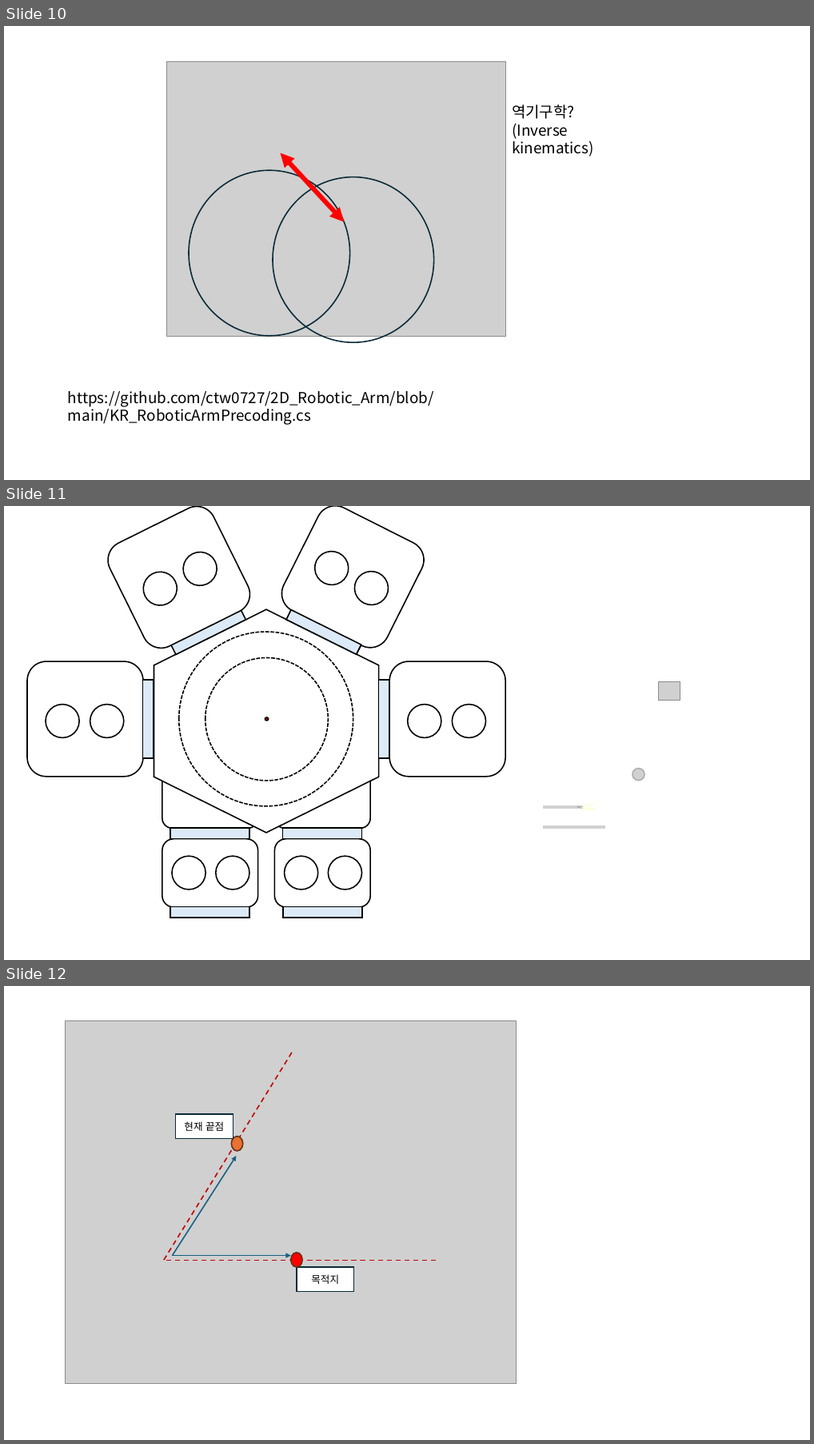
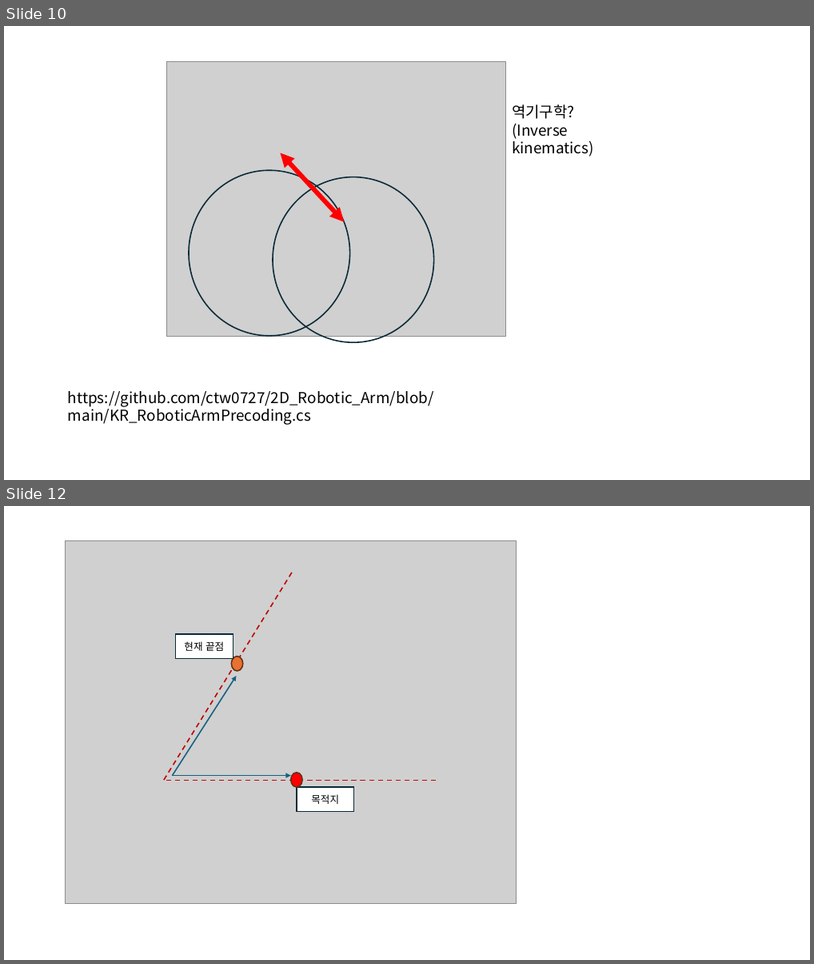
Before and after one commit to Naiery0/Winform_RobotArmUI, a slide deck: Control Design PPT.pptx. Shown one above the other, each under a label of ours: slides 10, 11 and 12 before the commit, slides 10 and 12 after it; the slides between them are not shown. The pictures are 814x1444 and 814x964 pixels, drawn with LibreOffice and Linux fonts; fonts in the diff are those of the drawing; grey boxes stand for pictures. Boxes give left, top, right and bottom in pixels: in the first picture for what was removed or moved away, otherwise in the second. Text is boxed around its words. In the diff, an @@ line names an element or a change of style, - is before the commit and + after.

```diff
--- a/Control Design PPT.pptx
+++ b/Control Design PPT.pptx
@@ slide 11 removed at box(4, 506, 810, 960), background #FFFFFF @@
@@ picture removed at box(659, 681, 680, 700) @@
@@ group removed at box(27, 506, 506, 917): 15 ellipses, 11 rectangles, 8 rounded rectangles, 1 hexagon @@
@@ ellipse removed at box(633, 768, 646, 780) @@
@@ rectangle removed at box(544, 806, 582, 808) @@
@@ ellipse removed at box(578, 807, 581, 807) @@
@@ freeform shape removed at box(582, 805, 595, 809) @@
@@ rectangle removed at box(544, 826, 606, 828) @@
```
Also in this commit, not shown: 2 slides added, 14 other files.
